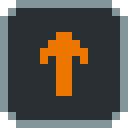
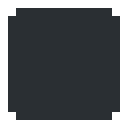
Before/after of a (128, 128) layered artwork. What changed in the layer stack:
hid "forward" over 40, 32, 88, 96
painted on "background" over 0, 0, 128, 128
